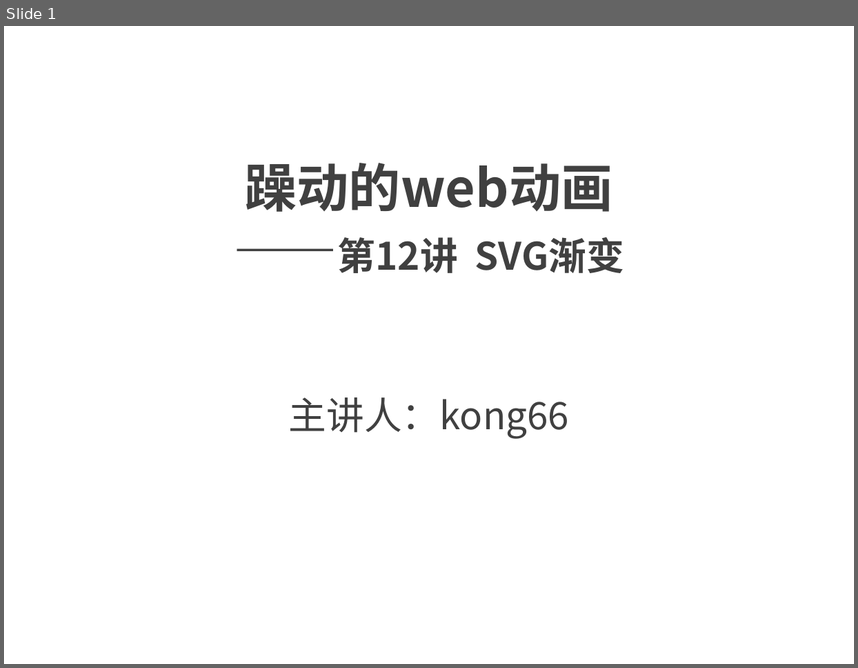
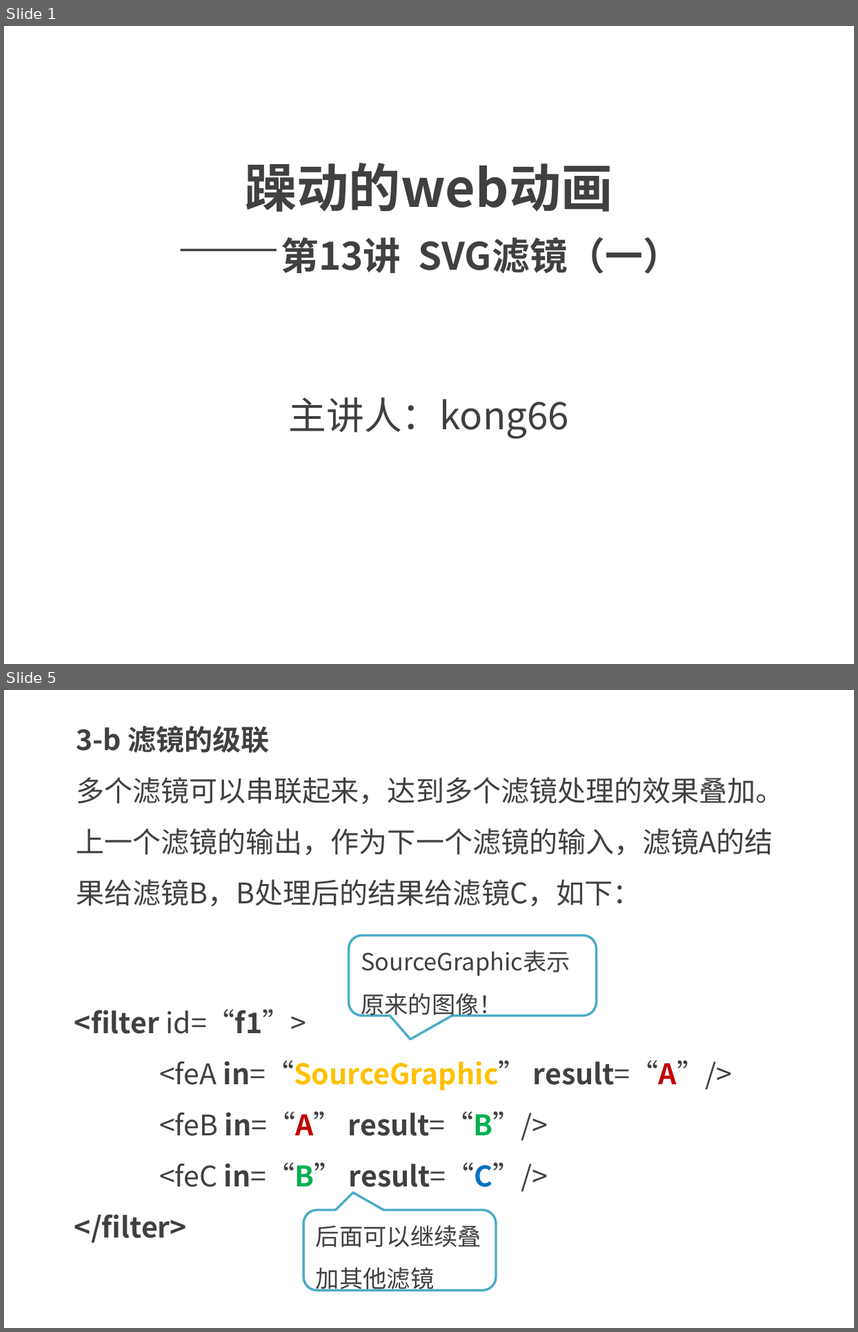
Before and after one commit to kong66/webAni, a slide deck: 13-svg-filter1/svg-filter-1.pptx. Shown one above the other, each under a label of ours: slide 1 before the commit, slides 1 and 5 after it; the slides between them are not shown. The pictures are 858x668 and 858x1332 pixels, drawn with LibreOffice and Linux fonts; fonts in the diff are those of the drawing. Boxes give left, top, right and bottom in pixels: in the first picture for what was removed or moved away, otherwise in the second. Text is boxed around its words. In the diff, an @@ line names an element or a change of style, - is before the commit and + after.

Commit message:
filter1

```diff
--- a/13-svg-filter1/svg-filter-1.pptx
+++ b/13-svg-filter1/svg-filter-1.pptx
@@ slide 5 added at box(4, 690, 854, 1328), background #FFFFFF @@
@@ text added at box(76, 726, 784, 906), 24 pt, text #404040 @@
+3-b 滤镜的级联
+多个滤镜可以串联起来，达到多个滤镜处理的效果叠加。上一个滤镜的输出，作为下一个滤镜的输入，滤镜A的结果给滤镜B，B处理后的结果给滤镜C，如下：
@@ rounded speech box added at box(349, 935, 597, 1015), fill #FFFFFF, outline #4BACC6 2 pt, 20 pt, text #404040 @@
+SourceGraphic表示原来的图像！
@@ text added at box(74, 1009, 732, 1243), 24 pt, text #404040, bold @@
+<filter id=“f1”>
+<feA in=“SourceGraphic” result=“A”/>
+<feB in=“A” result=“B”/>
+<feC in=“B” result=“C”/>
+</filter>
@@ rounded speech box added at box(303, 1210, 495, 1290), fill #FFFFFF, outline #4BACC6 2 pt, 20 pt, text #404040 @@
+后面可以继续叠加其他滤镜
@@ slide 1 changed as well @@
@@ title at box(245, 163, 681, 274): text changed; size 44 to 32 pt @@
-躁动的web动画
-——第12讲 SVG渐变
+躁动的web动画
+——第13讲 SVG滤镜（一）
```
Also in this commit, not shown: 2 other slides changed, 12 other slides added, 15 slides removed, 2 other files.
